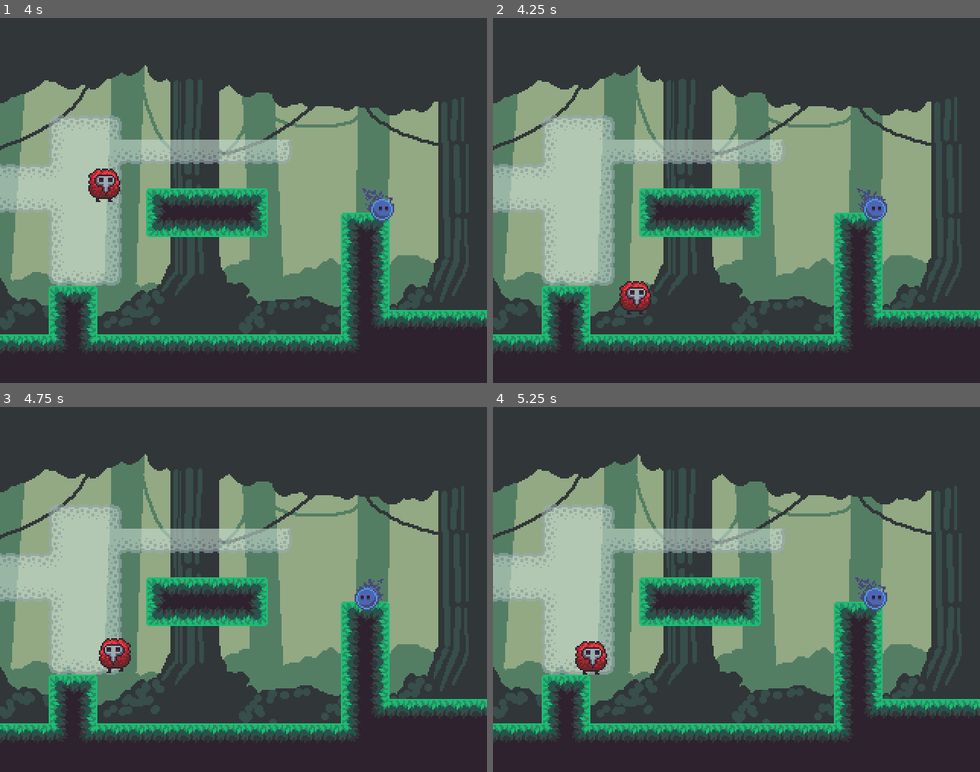
Above: before the commit, frames 1-4 (two rows, left to right).
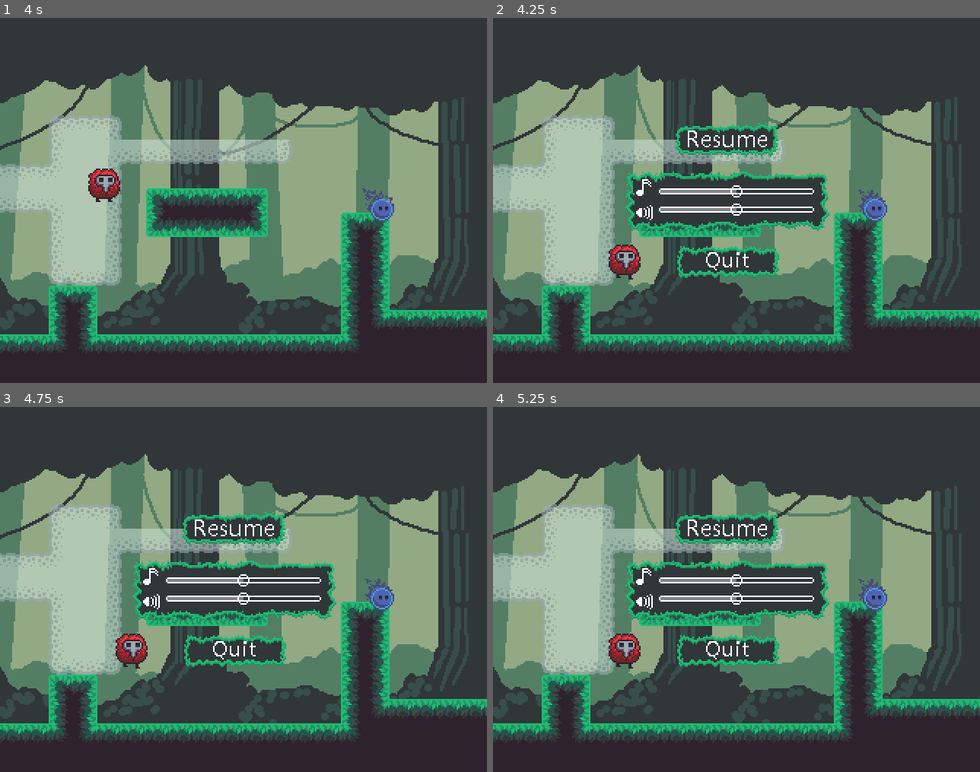
Above: after the commit, the same moments.

Repository: Octoan1/Global-Game-Jam-2026
Game: Godot game, scene res://Scenes/main.tscn
Same seed, same stepped clock (60 frames per second), same inputs: the game is played once before the commit and once after it.
Inputs:
- Up to frame 1 (4 s): tap Enter (ui_accept) at 0.5, 3.5 s; hold D (p1_move_right_k) 0.53-2.03 s; tap 1 (p1_connect_keyboard) at 0.6 s; tap W (p1_jump_k) at 0.77, 1.52, 3.02, 3.77 s; tap E (p1_throw_k) at 1.35 s; hold A (p1_move_left_k) 2.03-2.78 s; tap N (p2_back_k) at 2.1 s; hold D (p1_move_right_k) from 2.78 s (still down); tap 2 (p2_connect_keyboard) at 2.85 s; tap Down (p2_move_down) at 3.6 s
- Up to frame 2 (4.25 s): keep holding D (p1_move_right_k); tap Escape (pause, bound only after the commit) at 4.15 s
- Up to frame 3 (4.75 s): release D (p1_move_right_k) at 4.28 s; hold A (p1_move_left_k) from 4.28 s (still down); tap Left (p2_move_left_k) at 4.35 s; tap W (p1_jump_k) at 4.52 s
- Up to frame 4 (5.25 s): release A (p1_move_left_k) at 5.03 s; hold D (p1_move_right_k) from 5.03 s (still down); tap Right (p2_move_right_k) at 5.1 s

Frame 1 is identical in both runs. In frame 2, 8.1% of the frame differs, in the area x 23-81%, y 28-82%; in frame 3, 8.3%, in the area x 20-81%, y 28-73%; in frame 4, 8.2%.

Commit message:
added Pausing :)

Diff:
--- a/Scenes/main.tscn
+++ b/Scenes/main.tscn
@@ -6,6 +6,7 @@
 [ext_resource type="Script" uid="uid://eaeyihiq0nd7" path="res://Scenes/camera_2d.gd" id="5_21xkr"]
 [ext_resource type="Texture2D" uid="uid://bmv5avhirqnqk" path="res://Aseprite/Environment/flat_background_green.png" id="5_kry3j"]
 [ext_resource type="Script" uid="uid://dujl3b6wk6lq" path="res://Scenes/tether.gd" id="6_21xkr"]
+[ext_resource type="PackedScene" uid="uid://b0u4oebqc8klt" path="res://UI/ui.tscn" id="7_6bp64"]
 
 [sub_resource type="Resource" id="Resource_jjvhh"]
 metadata/__load_path__ = "res://Aseprite/Player/dingle.png"
@@ -401,11 +402,6 @@
 [node name="Player1" parent="." unique_id=501140443 instance=ExtResource("1_jjgbg")]
 z_index = 1
 position = Vector2(37, 19)
-mask = true
-thickness = 2.0
-max_length = 50.0
-joystick_id = 0
-deadzone = 0.2
 real_tex = SubResource("Resource_jjvhh")
 ghost_tex = SubResource("Resource_kry3j")
 
@@ -430,3 +426,14 @@
 
 [node name="Tether" type="Node2D" parent="." unique_id=577630155]
 script = ExtResource("6_21xkr")
+
+[node name="UI" parent="." unique_id=1993868164 instance=ExtResource("7_6bp64")]
+anchors_preset = 8
+anchor_left = 0.5
+anchor_top = 0.5
+anchor_right = 0.5
+anchor_bottom = 0.5
+offset_left = 154.0
+offset_top = 120.0
+offset_right = 154.0
+offset_bottom = 120.0
--- a/UI/ui.tscn
+++ b/UI/ui.tscn
@@ -27,6 +27,7 @@
 texture_margin_right = 102.0
 
 [node name="UI" type="Control" unique_id=1993868164]
+process_mode = 3
 layout_mode = 3
 anchors_preset = 15
 anchor_right = 1.0
@@ -36,6 +37,7 @@
 script = ExtResource("1_o2jkc")
 
 [node name="PauseCenter" type="CenterContainer" parent="." unique_id=691167076]
+process_mode = 2
 layout_mode = 1
 anchors_preset = 15
 anchor_right = 1.0
@@ -135,6 +137,7 @@
 texture_focused = ExtResource("9_h81ot")
 
 [node name="MainCenter" type="CenterContainer" parent="." unique_id=42359563]
+visible = false
 layout_mode = 1
 anchors_preset = 7
 anchor_left = 0.5
--- a/UI/ui_manager.gd
+++ b/UI/ui_manager.gd
@@ -1,11 +1,26 @@
 extends Control
 
+@onready var ui_accept: AudioStreamPlayer2D = $UIAccept
+@onready var ui_click: AudioStreamPlayer2D = $UIClick
+@onready var game_start: AudioStreamPlayer2D = $GameStart
+@onready var main_center: CenterContainer = $MainCenter
+@onready var pause_center: CenterContainer = $PauseCenter
+
+@onready var paused: bool = false
+@onready var menu: bool = false
 
 # Called when the node enters the scene tree for the first time.
 func _ready() -> void:
-	pass # Replace with function body.
-
+	pause_center.visible = false
 
 # Called every frame. 'delta' is the elapsed time since the previous frame.
 func _process(delta: float) -> void:
-	pass
+		if Input.is_action_just_pressed("pause") and not (get_tree().paused):
+			get_tree().paused = true
+			pause_center.visible = true
+			await get_tree().create_timer(1).timeout
+
+		if Input.is_action_just_pressed("pause") and (get_tree().paused):
+			get_tree().paused = false
+			pause_center.visible = false
+			await get_tree().create_timer(1).timeout
--- a/project.godot
+++ b/project.godot
@@ -15,6 +15,10 @@
 config/features=PackedStringArray("4.6", "Forward Plus")
 config/icon="uid://crdj27kmweie4"
 
+[audio]
+
+buses/default_bus_layout="uid://cv63hwc5fe3el"
+
 [display]
 
 window/size/viewport_width=320
@@ -227,6 +231,12 @@
 "events": [Object(InputEventJoypadButton,"resource_local_to_scene":false,"resource_name":"","device":1,"button_index":1,"pressure":0.0,"pressed":true,"script":null)
 ]
 }
+pause={
+"deadzone": 0.2,
+"events": [Object(InputEventKey,"resource_local_to_scene":false,"resource_name":"","device":0,"window_id":0,"alt_pressed":false,"shift_pressed":false,"ctrl_pressed":false,"meta_pressed":false,"pressed":false,"keycode":0,"physical_keycode":4194305,"key_label":0,"unicode":0,"location":0,"echo":false,"script":null)
+, Object(InputEventJoypadButton,"resource_local_to_scene":false,"resource_name":"","device":-1,"button_index":6,"pressure":0.0,"pressed":false,"script":null)
+]
+}
 
 [layer_names]
 
Not shown, removed: Sound/dingle-dead.ogg.import
Not shown, removed: Sound/dingle-hurt.ogg.import
Not shown, removed: Sound/dingle-misc.ogg.import
Not shown, removed: Sound/dingle-treasure.ogg.import
Not shown, removed: Sound/dingle1.ogg.import
Not shown, removed: Sound/doo-dead.ogg.import
Not shown, removed: Sound/doo-hurt.ogg.import
Not shown, removed: Sound/doo-misc.ogg.import
Not shown, removed: Sound/doo-treasure.ogg.import
Not shown, removed: Sound/doo1.ogg.import
Not shown, removed: Sound/footstep1.ogg.import
Not shown, removed: Sound/footstep2.ogg.import
(and 8 more such lines)
